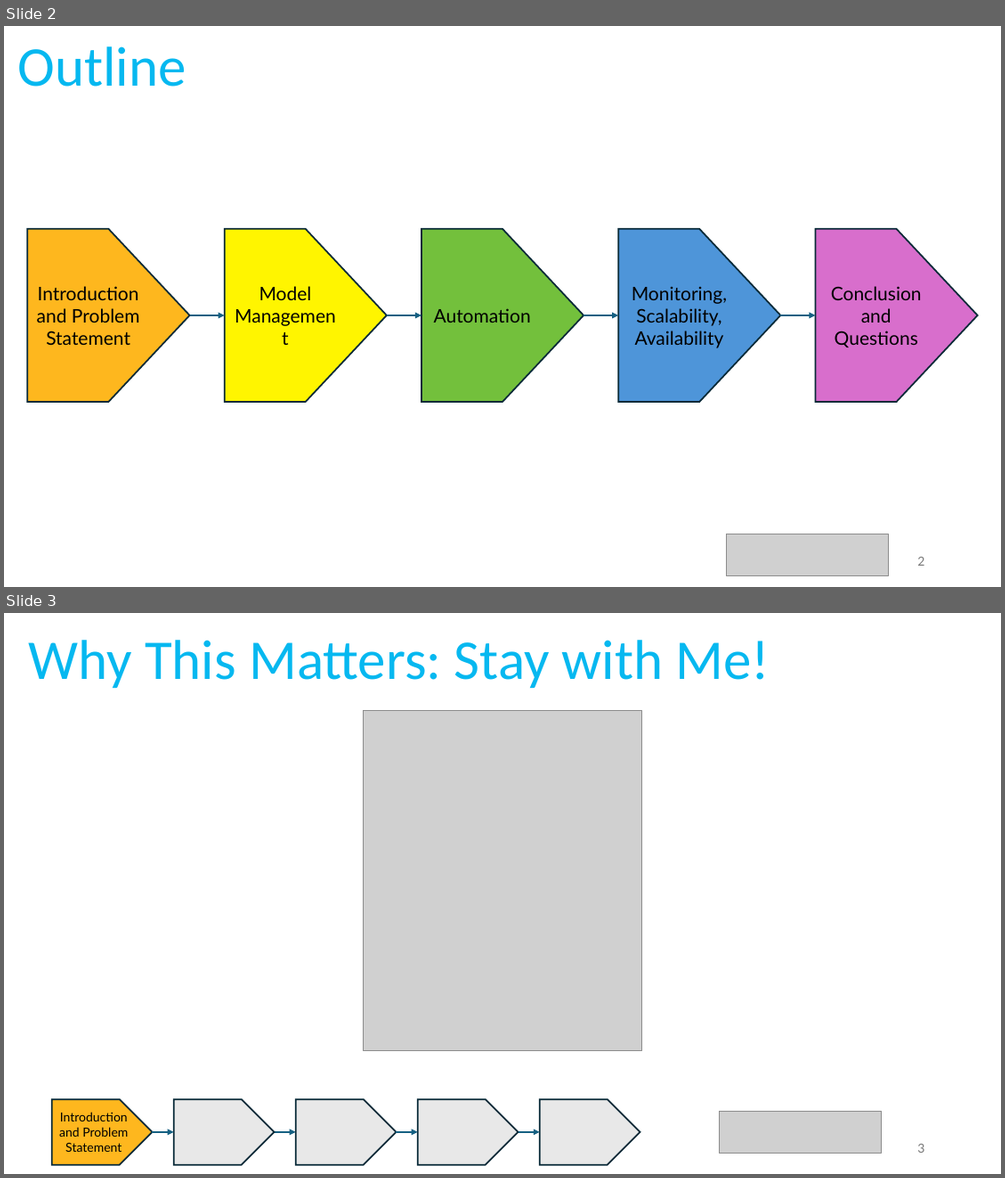
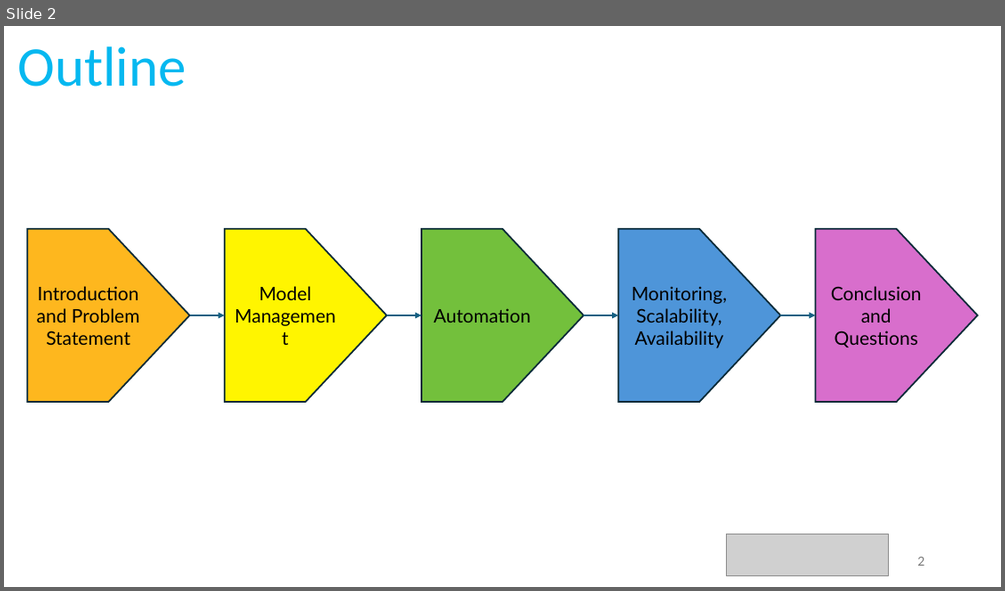
Before and after one commit to ShayanCanty/CaseStudy, a slide deck: casestudy.pptx. Shown one above the other, each under a label of ours: slides 2 and 3 before the commit, slide 2 after it. The pictures are 1005x1178 and 1005x591 pixels, drawn with LibreOffice and Linux fonts; fonts in the diff are those of the drawing; grey boxes stand for pictures. Boxes give left, top, right and bottom in pixels: in the first picture for what was removed or moved away, otherwise in the second. Text is boxed around its words. In the diff, an @@ line names an element or a change of style, - is before the commit and + after.

```diff
--- a/casestudy.pptx
+++ b/casestudy.pptx
@@ slide 3 removed at bbox=[4, 613, 1001, 1174], background #FFFFFF @@
@@ text removed at bbox=[29, 640, 770, 688] @@
-Why This Matters: Stay with Me!
@@ picture removed at bbox=[364, 711, 642, 1051] @@
@@ picture removed at bbox=[720, 1111, 882, 1153] @@
@@ group removed at bbox=[52, 1099, 639, 1165]: 5 pentagon arrows, 4 arrows @@
-Introduction and Problem Statement
@@ page number removed at bbox=[917, 1143, 924, 1152] @@
-3
```
Also in this commit, not shown: 2 slides changed, 26 slides added.
